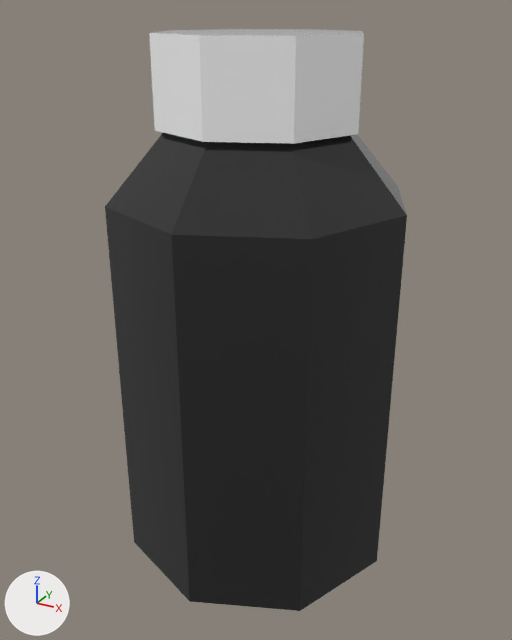
The FBX model models/Produce/Produce_Bottle.fbx as it was, and as the next commit left it.
The view is the same before and after, from a 50 mm lens placed at (0.166, -0.305, 0.283), pointed at (-0.001, -0.003, 0.132). Every picture has the same lights, and +X, +Y and +Z are marked at lower left. Where no turn or scale is listed for an object, it has been applied to the vertices.
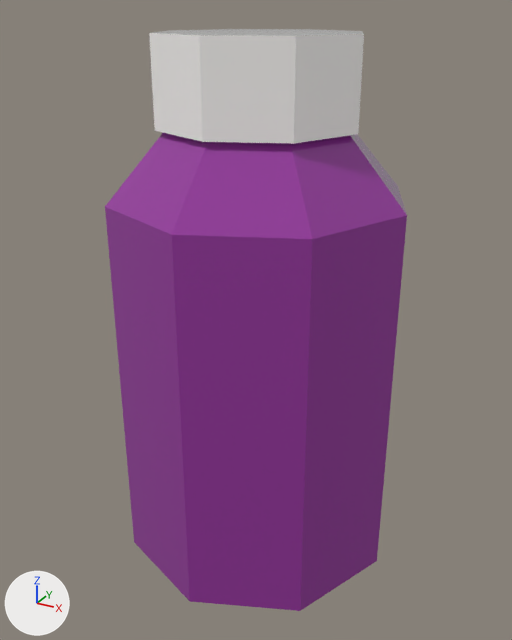
The change, as a diff of the scene's bpy script:
```diff
--- a/models/Produce/Produce_Bottle.fbx.py
+++ b/models/Produce/Produce_Bottle.fbx.py
@@ mat_material__177 @@
+mat_material__177 = principled_material('Material #177')
+mat_material__177.base_color = (0.307, 0.0385, 0.344)  # purple #96379e
+mat_material__177.roughness = 0.0
@@ mat_material__178 @@
+mat_material__178 = principled_material('Material #178')
+mat_material__178.base_color = (1.0, 0.981, 0.954)  # white #fffdfa
+mat_material__178.roughness = 0.0
@@ me_mesh @@
 me_mesh.from_pydata(...)  # 50 vertices, 56 faces; spans x -0.075..0.075, y -0.075..0.075, z 0.0..0.274
 # used by ob_cylinder001; location = (0.0, 0.0, 0.0)
-me_mesh.materials.append(mat_material__53)  # white #ffffff
+# me_mesh part 1: all 32 faces that had it switch from mat_material__54 (black #292929) to mat_material__177 (purple #96379e)
+me_mesh.materials.append(mat_material__178)  # white #fffdfa
```

Changed parts and their boxes [x1, y1, x2, y2] in the pictures (512 x 640 px):
part 1 of me_mesh, recoloured (black to purple): [105, 133, 407, 611] in both
